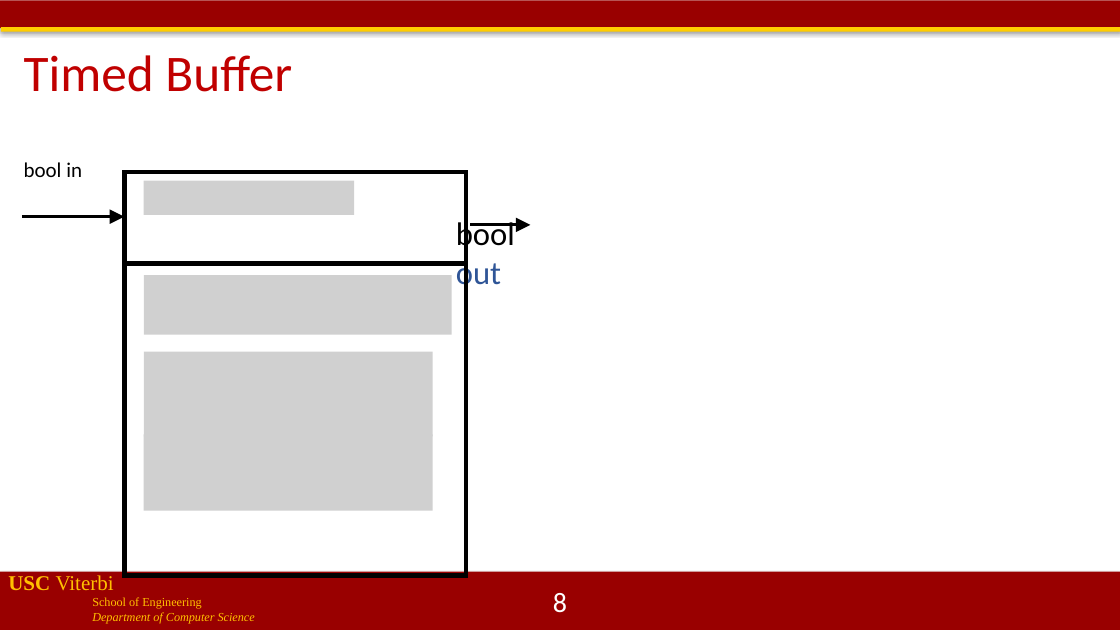
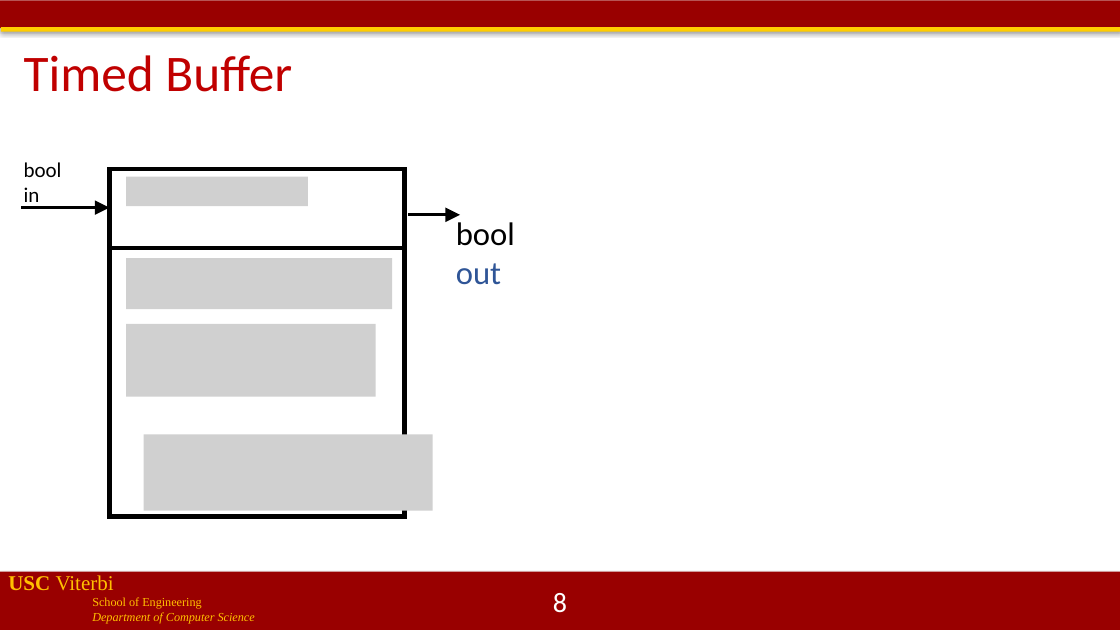
Before and after one commit to jdeshmukh/jdeshmukh.github.io, a slide deck: slide 8 of teaching/cs513-autocps-fall-2020/lecture2-Timed-Models.pptx. Drawn at 1120x630 pixels with LibreOffice and Linux fonts; fonts in the diff are those of the drawing; grey boxes stand for pictures; background and template pictures are left out. Boxes give left, top, right and bottom in pixels: in the first picture for what was removed or moved away, otherwise in the second. Text is boxed around its words. In the diff, an @@ line names an element or a change of style, - is before the commit and + after.

```diff
--- a/teaching/cs513-autocps-fall-2020/lecture2-Timed-Models.pptx
+++ b/teaching/cs513-autocps-fall-2020/lecture2-Timed-Models.pptx
@@ text "bool in" rewrapped from (24, 162, 82, 177) to (24, 162, 62, 208) @@
@@ rectangle: place and size @@
-rectangle at (124, 172, 466, 576)
+rectangle at (109, 169, 404, 516)
@@ picture: place and size @@
-picture at (144, 181, 355, 215)
+picture at (126, 176, 308, 206)
@@ arrow moved from (22, 217) - (124, 217) to (21, 208) - (109, 208) @@
@@ arrow moved from (471, 225) - (530, 225) to (408, 215) - (460, 215) @@
@@ line moved from (124, 264) - (466, 264) to (109, 248) - (404, 248) @@
@@ picture: place and size @@
-picture at (144, 276, 452, 335)
+picture at (126, 258, 392, 309)
@@ picture: place and size @@
-picture at (144, 352, 433, 437)
+picture at (126, 323, 376, 397)
```
Also in this commit, not shown: 1 other slide changed, 2 other files.
